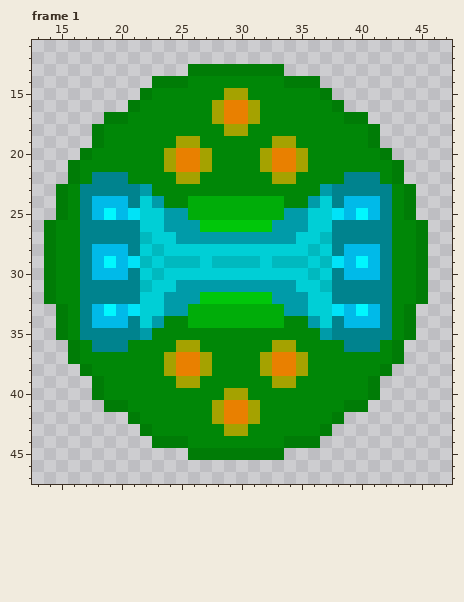
Two states of a pixel-art file, raw assets/ragnarok_capsule.aseprite. This is how it looked before the edit.
60x60 pixels, 15 frames. Colours within 5 levels of each other are drawn and written as one. Shown: frame 1: x 13..47, y 11..47. The commit also changed other frames, which this record leaves out.
Now the later version:
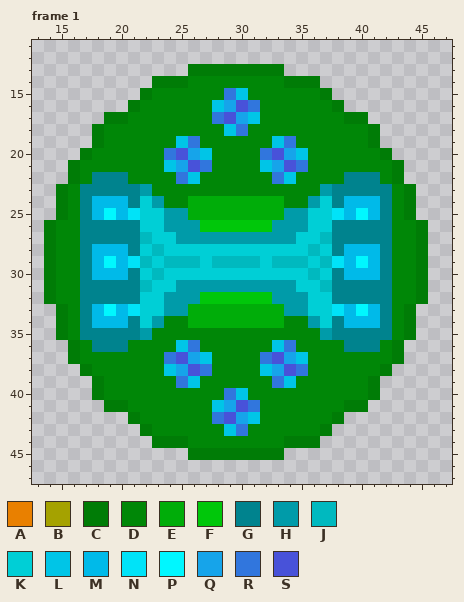
Palette (. is transparent): A #e98000  B #a5a200  C #007c06  D #008707  E #00ad09  F #00c70a  G #00838e  H #009ba9  J #00b9bf  K #00cfd6  L #00c5e7  M #00bae9  N #00e3f8  P #00f7ff  Q #16a4ea  R #3176dd  S #4852d9
Changes in this commit:
Frame 1, layer "blasting_caps":
Colour B becomes colour L in row 15 at x 30; in row 16 at x 28; in row 17 at x 31; in row 18 at x 29; in row 19 at x 25 and 33; in row 20 at x 27 and 35.
Colour B becomes colour L in row 21 at x 24 and 32; in row 22 at x 26 and 34; in row 36 at x 25 and 33; in row 37 at x 27 and 35; in row 38 at x 24 and 32; in row 39 at x 26 and 34.
Colour B becomes colour L in row 40 at x 30; in row 41 at x 28; in row 42 at x 31; in row 43 at x 29.
Colour A becomes colour Q in row 16 at x 29; in row 17 at x 30; in row 20 at x 26 and 34; in row 21 at x 25 and 33; in row 37 at x 26 and 34; in row 38 at x 25 and 33.
Colour A becomes colour Q in row 41 at x 29; in row 42 at x 30.
Colour B becomes colour R in row 15 at x 29; in row 16 at x 31; in row 17 at x 28; in row 18 at x 30; in row 19 at x 26 and 34; in row 20 at x 24 and 32.
Colour B becomes colour R in row 21 at x 27 and 35; in row 22 at x 25 and 33; in row 36 at x 26 and 34; in row 37 at x 24 and 32; in row 38 at x 27 and 35; in row 39 at x 25 and 33.
Colour B becomes colour R in row 40 at x 29; in row 41 at x 31; in row 42 at x 28; in row 43 at x 30.
Colour A becomes colour S in row 16 at x 30; in row 17 at x 29; in row 20 at x 25 and 33; in row 21 at x 26 and 34; in row 37 at x 25 and 33; in row 38 at x 26 and 34.
Colour A becomes colour S in row 41 at x 30; in row 42 at x 29.
